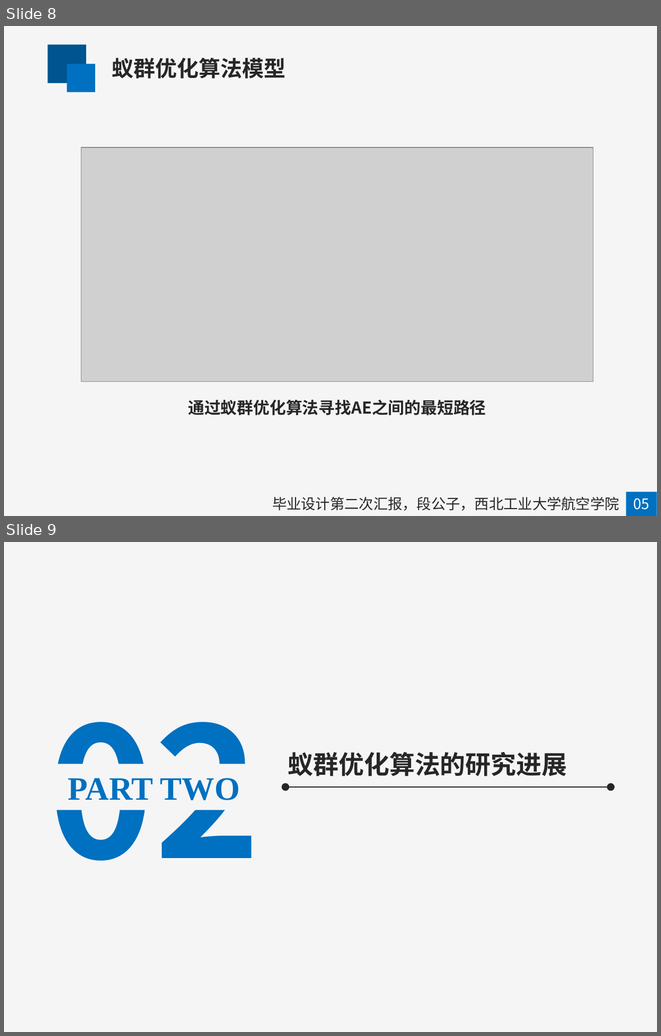
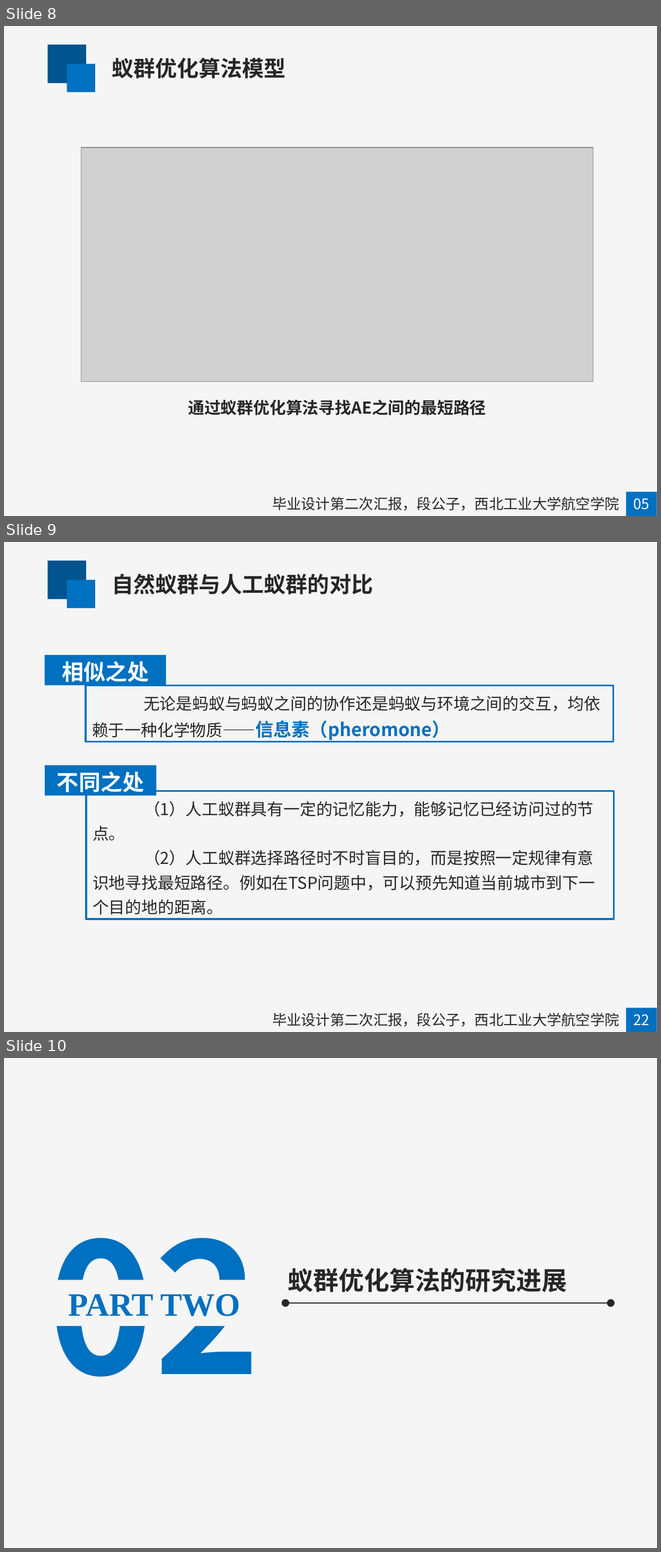
Before and after one commit to mapengfei-nwpu/ant, a slide deck: 蚁群优化算法.pptx. Shown one above the other, each under a label of ours: slides 8 and 9 before the commit, slides 8, 9 and 10 after it. The pictures are 661x1036 and 661x1552 pixels, drawn with LibreOffice and Linux fonts; fonts in the diff are those of the drawing; grey boxes stand for pictures. Boxes give left, top, right and bottom in pixels: in the first picture for what was removed or moved away, otherwise in the second. Text is boxed around its words. In the diff, an @@ line names an element or a change of style, - is before the commit and + after.

```diff
--- a/蚁群优化算法.pptx
+++ b/蚁群优化算法.pptx
@@ slide 9 added at (x1=4, y1=542, x2=657, y2=1032), background #F5F5F5 @@
@@ rectangle added at (x1=48, y1=561, x2=86, y2=599), fill #005490 @@
@@ rectangle added at (x1=67, y1=580, x2=95, y2=608), fill #0070C0 @@
@@ text added at (x1=112, y1=574, x2=373, y2=594), 24 pt, text #262626, bold @@
+自然蚁群与人工蚁群的对比
@@ rectangle added at (x1=44, y1=655, x2=166, y2=685), fill #0070C0, 24 pt, text #FFFFFF, bold @@
+相似之处
@@ rectangle added at (x1=86, y1=685, x2=613, y2=741), outline #0070C0 2 pt, 18 pt, text #262626 @@
+无论是蚂蚁与蚂蚁之间的协作还是蚂蚁与环境之间的交互，均依赖于一种化学物质——信息素（pheromone）
@@ rectangle added at (x1=44, y1=765, x2=156, y2=795), fill #0070C0, 24 pt, text #FFFFFF, bold @@
+不同之处
@@ rectangle added at (x1=86, y1=791, x2=614, y2=919), outline #0070C0 2 pt, 18 pt, text #262626 @@
+（1）人工蚁群具有一定的记忆能力，能够记忆已经访问过的节点。
+（2）人工蚁群选择路径时不时盲目的，而是按照一定规律有意识地寻找最短路径。例如在TSP问题中，可以预先知道当前城市到下一个目的地的距离。
@@ text added at (x1=272, y1=1013, x2=619, y2=1026), 16 pt, text #262626 @@
+毕业设计第二次汇报，段公子，西北工业大学航空学院
@@ rectangle added at (x1=626, y1=1007, x2=657, y2=1032), fill #0070C0 @@
@@ text added at (x1=633, y1=1014, x2=649, y2=1025), 16 pt, text #FFFFFF @@
+22
@@ what was slide 9 is now slide 10 @@
```
Also in this commit, not shown: 4 slides changed, 4 other slides added.
